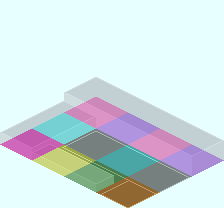
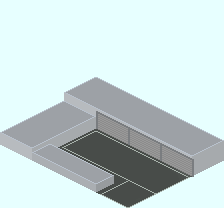
Layer changes from the first 224 x 208 image to the second:
hid "Base_Plate_3x4.png" over 0, 77, 224, 208
painted on "TSF_Factory_Main_Unit_2nd.png" over 96, 111, 194, 177
